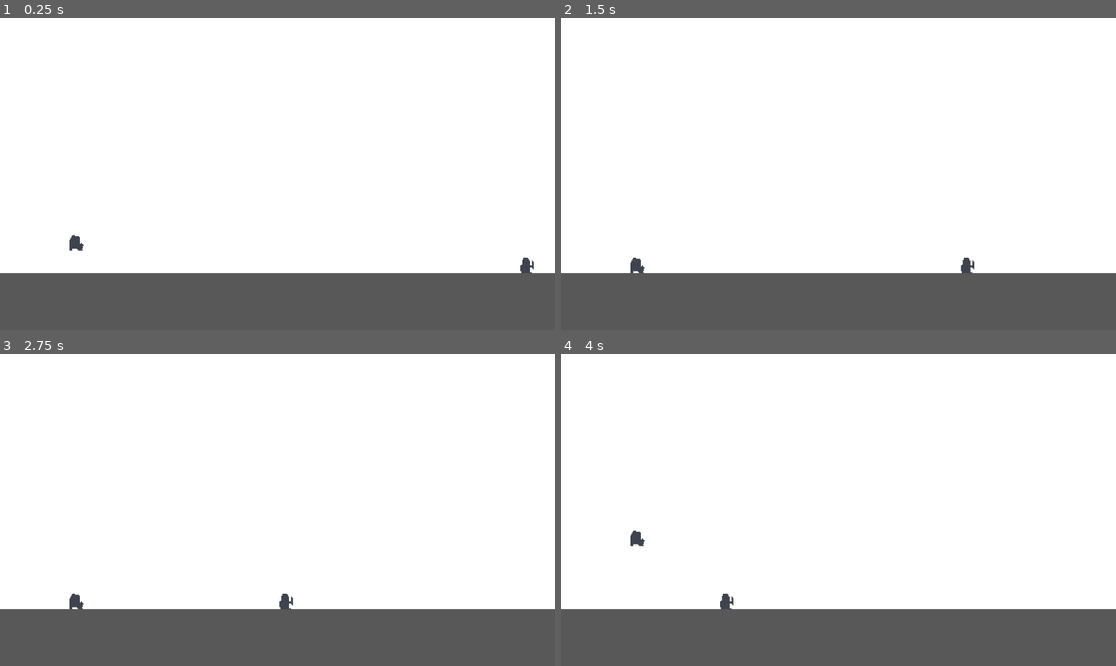
Above: before the commit, frames 1-4 (two rows, left to right).
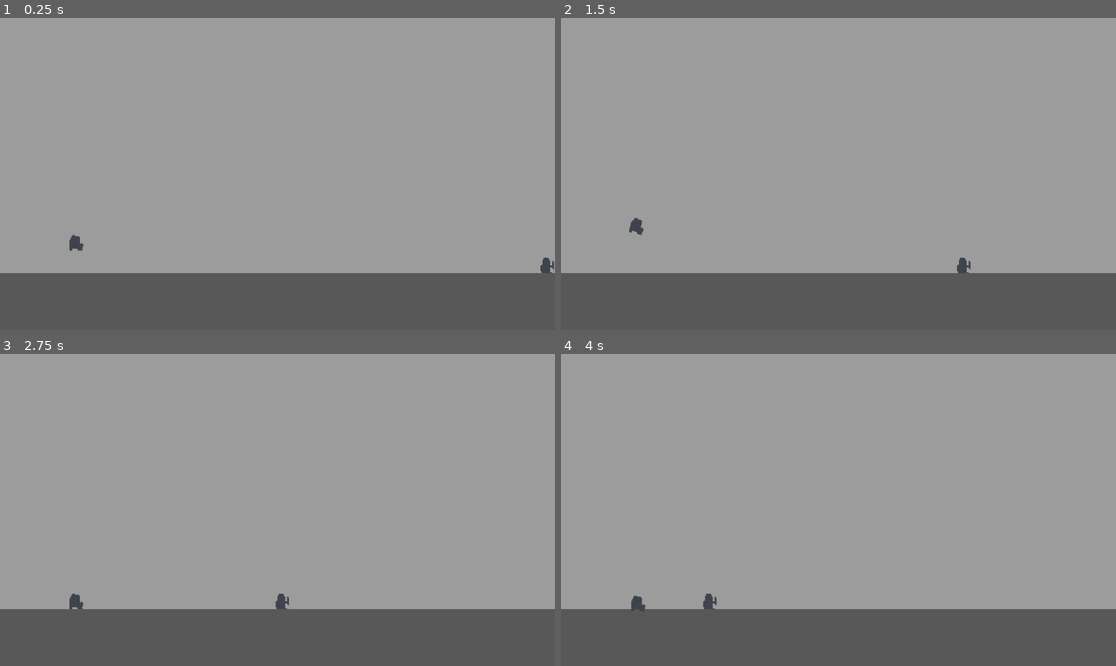
Above: after the commit, the same moments.

Repository: selar-owo/shittygametotestthings
Game: Godot game, scene res://scenes/main_scene.tscn
Same seed, same stepped clock (60 frames per second), same inputs: the game is played once before the commit and once after it.
Inputs:
- Up to frame 1 (0.25 s): no input
- Up to frame 2 (1.5 s): tap Enter (ui_accept) at 0.5, 0.6 s; hold Ctrl (slide, bound only after the commit) 0.53-1.28 s; tap Space (jump, bound only after the commit) at 0.77, 1.07 s; tap Ctrl (slide, bound only after the commit) at 1.35 s
- Up to frame 3 (2.75 s): tap Space (jump, bound only after the commit) at 1.52, 1.55, 1.82, 2.1 s; tap Enter (ui_accept) at 2.3 s
- Up to frame 4 (4 s): tap Enter (ui_accept) at 2.85 s; tap Space (jump, bound only after the commit) at 3.02, 3.32, 3.77, 3.8 s; tap Ctrl (slide, bound only after the commit) at 3.05 s; hold Ctrl (slide, bound only after the commit) from 3.53 s (still down)

The runs differ from the first frame. In frame 1, 82% of the frame differs, in the area x 0-100%, y 0-82%; in frame 2, 82%; in frame 3, 82%; in frame 4, 82%, in the area x 0-100%, y 0-83%.

Commit message:
idk added the input keys and sliding and i think jump animation and also sliding

Diff:
--- a/project.godot
+++ b/project.godot
@@ -15,6 +15,19 @@
 config/features=PackedStringArray("4.0", "Forward Plus")
 config/icon="res://icon.svg"
 
+[input]
+
+jump={
+"deadzone": 0.5,
+"events": [Object(InputEventKey,"resource_local_to_scene":false,"resource_name":"","device":-1,"window_id":0,"alt_pressed":false,"shift_pressed":false,"ctrl_pressed":false,"meta_pressed":false,"pressed":false,"keycode":0,"physical_keycode":32,"key_label":0,"unicode":32,"echo":false,"script":null)
+]
+}
+slide={
+"deadzone": 0.5,
+"events": [Object(InputEventKey,"resource_local_to_scene":false,"resource_name":"","device":-1,"window_id":0,"alt_pressed":false,"shift_pressed":false,"ctrl_pressed":false,"meta_pressed":false,"pressed":false,"keycode":0,"physical_keycode":4194326,"key_label":0,"unicode":0,"echo":false,"script":null)
+]
+}
+
 [rendering]
 
 textures/canvas_textures/default_texture_filter=0
--- /dev/null
+++ b/scenes/kill_box.tscn
@@ -0,0 +1,6 @@
+[gd_scene load_steps=2 format=3 uid="uid://c760tn3hj1q83"]
+
+[ext_resource type="Script" path="res://scripts/KillBox.gd" id="1_0fhkp"]
+
+[node name="KillBox" type="Area2D"]
+script = ExtResource("1_0fhkp")
--- a/scenes/main_scene.tscn
+++ b/scenes/main_scene.tscn
@@ -1,18 +1,25 @@
-[gd_scene load_steps=4 format=3 uid="uid://cq3mxph1nyjlc"]
+[gd_scene load_steps=5 format=3 uid="uid://cq3mxph1nyjlc"]
 
 [ext_resource type="PackedScene" uid="uid://csqyajqi7kir6" path="res://scenes/player.tscn" id="1_5jyl2"]
-[ext_resource type="PackedScene" uid="uid://ct4338fyioi7h" path="res://scenes/objects/cactus.tscn" id="2_n40kg"]
+[ext_resource type="Script" path="res://scripts/main_scene.gd" id="1_elhrj"]
+[ext_resource type="PackedScene" uid="uid://dapxwo2s28ojp" path="res://scenes/objects/cactus.tscn" id="2_n40kg"]
 
 [sub_resource type="RectangleShape2D" id="RectangleShape2D_yjlbw"]
 size = Vector2(1272, 156)
 
 [node name="MainScene" type="Node2D"]
+script = ExtResource("1_elhrj")
+
+[node name="NodeSpawn" type="Timer" parent="."]
+wait_time = 5.0
+autostart = true
 
 [node name="BG" type="ColorRect" parent="."]
 offset_left = -160.0
 offset_top = -3.0
 offset_right = 1172.0
 offset_bottom = 675.0
+color = Color(0.611765, 0.611765, 0.611765, 1)
 
 [node name="Group" type="ColorRect" parent="."]
 offset_left = -120.0
@@ -33,8 +40,10 @@
 [node name="Objects" type="Node2D" parent="."]
 
 [node name="Cactus" parent="Objects" instance=ExtResource("2_n40kg")]
-position = Vector2(530, 544)
+position = Vector2(551, 544)
 
 [node name="Camera2D" type="Camera2D" parent="."]
 position = Vector2(247, 449)
 zoom = Vector2(2, 2)
+
+[connection signal="timeout" from="NodeSpawn" to="." method="_on_node_spawn_timeout"]
--- a/scenes/objects/cactus.tscn
+++ b/scenes/objects/cactus.tscn
@@ -1,23 +1,20 @@
-[gd_scene load_steps=5 format=3 uid="uid://ct4338fyioi7h"]
+[gd_scene load_steps=5 format=3 uid="uid://dapxwo2s28ojp"]
 
 [ext_resource type="Texture2D" uid="uid://dvhxfd4b4anam" path="res://sprites/cactus.png" id="1_41bd3"]
-[ext_resource type="Script" path="res://scripts/cactus.gd" id="1_ho4un"]
-[ext_resource type="Script" path="res://scripts/KillBox.gd" id="2_hjubn"]
+[ext_resource type="Script" path="res://scripts/object.gd" id="1_fyw50"]
+[ext_resource type="PackedScene" uid="uid://c760tn3hj1q83" path="res://scenes/kill_box.tscn" id="3_xilgq"]
 
 [sub_resource type="RectangleShape2D" id="RectangleShape2D_voxb5"]
 size = Vector2(14, 16)
 
 [node name="Cactus" type="CharacterBody2D"]
-script = ExtResource("1_ho4un")
+script = ExtResource("1_fyw50")
 
 [node name="Sprite2D" type="Sprite2D" parent="."]
 texture = ExtResource("1_41bd3")
 
-[node name="KillBox" type="Area2D" parent="."]
-script = ExtResource("2_hjubn")
+[node name="KillBox" parent="." instance=ExtResource("3_xilgq")]
 
 [node name="CollisionShape2D" type="CollisionShape2D" parent="KillBox"]
 position = Vector2(1, 0)
 shape = SubResource("RectangleShape2D_voxb5")
-
-[node name="KillComponent" type="Node2D" parent="."]
--- a/scenes/player.tscn
+++ b/scenes/player.tscn
@@ -8,6 +8,42 @@
 
 [sub_resource type="RectangleShape2D" id="RectangleShape2D_qld0u"]
 size = Vector2(15, 16)
+
+[sub_resource type="Animation" id="Animation_hsem1"]
+resource_name = "jump]"
+tracks/0/type = "value"
+tracks/0/imported = false
+tracks/0/enabled = true
+tracks/0/path = NodePath("Sprite2D:rotation")
+tracks/0/interp = 1
+tracks/0/loop_wrap = true
+tracks/0/keys = {
+"times": PackedFloat32Array(0, 1),
+"transitions": PackedFloat32Array(0.5, 1),
+"update": 0,
+"values": [2.61799, 0.0]
+}
+
+[sub_resource type="Animation" id="Animation_5x7qe"]
+length = 0.001
+tracks/0/type = "value"
+tracks/0/imported = false
+tracks/0/enabled = true
+tracks/0/path = NodePath("Sprite2D:rotation")
+tracks/0/interp = 1
+tracks/0/loop_wrap = true
+tracks/0/keys = {
+"times": PackedFloat32Array(0),
+"transitions": PackedFloat32Array(1),
+"update": 0,
+"values": [0.0]
+}
+
+[sub_resource type="AnimationLibrary" id="AnimationLibrary_0m2us"]
+_data = {
+"RESET": SubResource("Animation_5x7qe"),
+"jump]": SubResource("Animation_hsem1")
+}
 
 [node name="Player" type="CharacterBody2D"]
 script = ExtResource("1_gishr")
@@ -27,3 +63,8 @@
 [node name="CollisionShape2D" type="CollisionShape2D" parent="KillAreea"]
 position = Vector2(0.5, 0)
 shape = SubResource("RectangleShape2D_qld0u")
+
+[node name="AnimationPlayer" type="AnimationPlayer" parent="."]
+libraries = {
+"": SubResource("AnimationLibrary_0m2us")
+}
--- a/scripts/Player.gd
+++ b/scripts/Player.gd
@@ -6,14 +6,25 @@
 
 # Get the gravity from the project settings to be synced with RigidBody nodes.
 var gravity = ProjectSettings.get_setting("physics/2d/default_gravity")
-
+@onready var animation_player = $AnimationPlayer
+@onready var main_scene = $".."
+@onready var sprite_2d = $Sprite2D
 
 func _physics_process(delta):
 	if not is_on_floor():
 		velocity.y += gravity * delta
 
-	if Input.is_action_just_pressed("ui_accept") and is_on_floor():
+	if Input.is_action_just_pressed("jump") and is_on_floor():
 		velocity.y = JUMP_VELOCITY
+		animation_player.seek(0.0,true)
+		animation_player.play("jump]")
+
+	if Input.is_action_pressed("slide") and is_on_floor():
+		main_scene.speed = 200
+		sprite_2d.position = Vector2(randf_range(-5,5),randf_range(-5,5))
+	if Input.is_action_just_released("slide") or !is_on_floor():
+		main_scene.speed = 100
+		sprite_2d.position = Vector2(0,0)
 
 	move_and_slide()
 
--- /dev/null
+++ b/scripts/main_scene.gd
@@ -0,0 +1,15 @@
+extends Node2D
+
+var objects := ["res://scenes/objects/cactus.tscn"]
+@onready var objects_folder = $Objects
+@onready var node_spawn = $NodeSpawn
+@export var speed := 100
+
+func _on_node_spawn_timeout():
+	var x := randi() % objects.size()
+	var object = ResourceLoader.load(objects[x]).instantiate()
+	var sca := randi_range(0,3)
+	objects_folder.add_child(object)
+	object.position = Vector2(551,544 - sca)
+	object.scale.y += sca - (sca)
+	node_spawn.wait_time = randi_range(2,8)
--- a/scripts/cactus.gd
+++ b/scripts/object.gd
@@ -1,7 +1,9 @@
 extends CharacterBody2D
+
+@onready var main_scene = $"../.."
 
 func _physics_process(delta):
 	velocity = Vector2.ZERO
 
-	velocity.x -= 100
+	velocity.x -= main_scene.speed
 	move_and_slide()
Not shown: 1 places in scenes/player.tscn that only renumber resources
